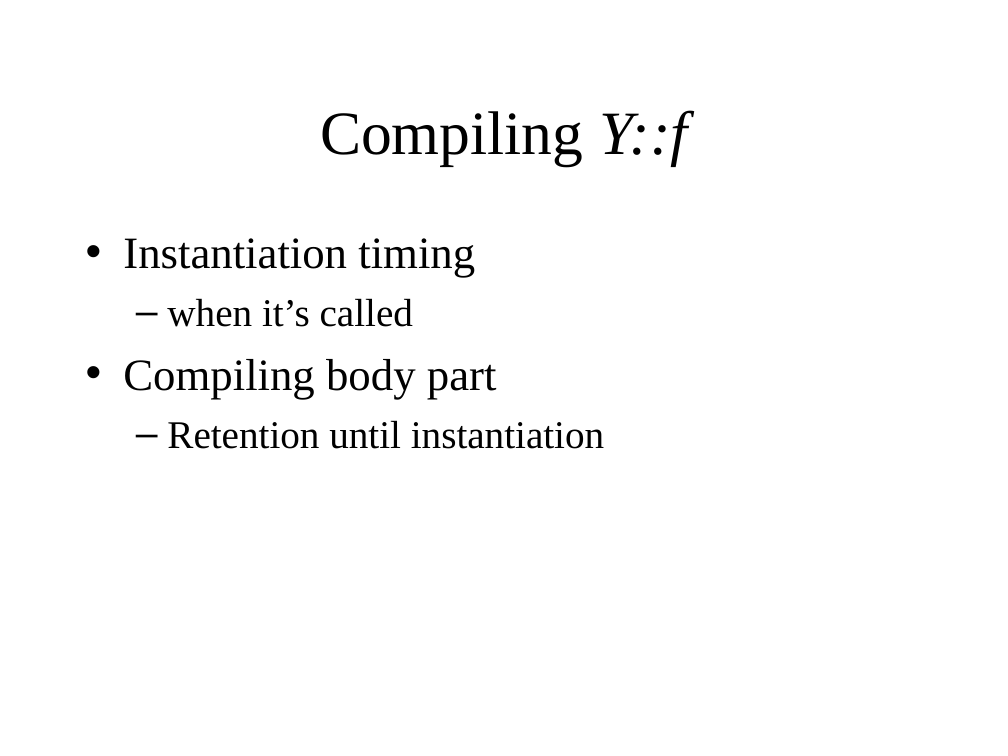
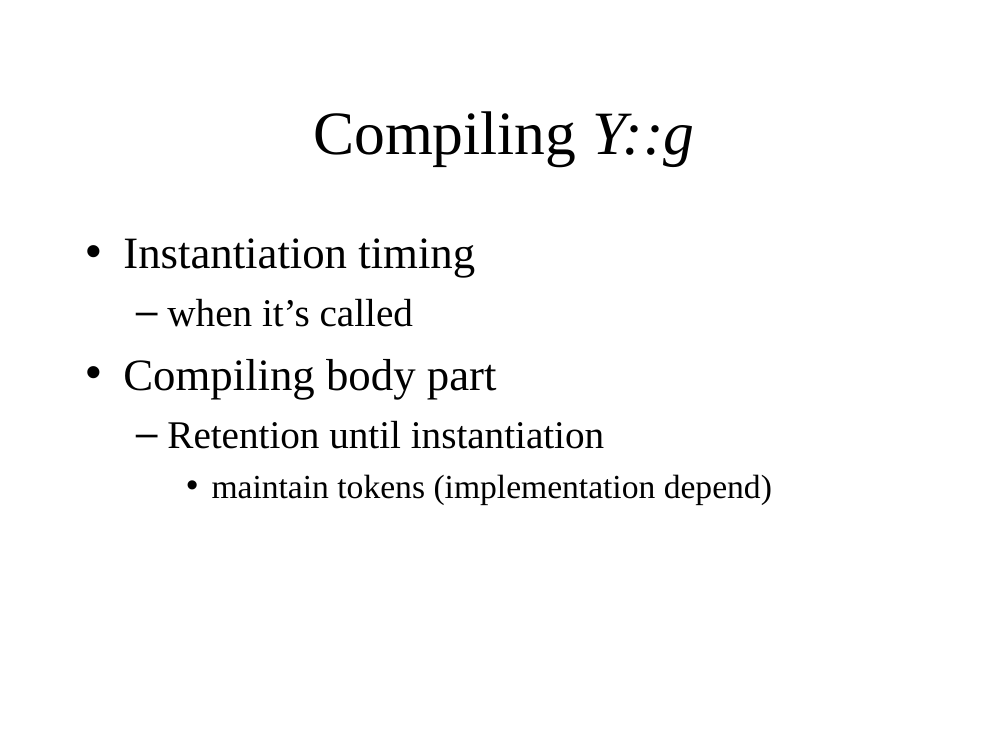
Before and after one commit to KeiHasegawa/cxx_doc, a slide deck: slide 4 of 20_template_mem_fun_e.ppt. Drawn at 1008x756 pixels with LibreOffice and Linux fonts; fonts in the diff are those of the drawing. Boxes give left, top, right and bottom in pixels: in the first picture for what was removed or moved away, otherwise in the second. Text is boxed around its words. In the diff, an @@ line names an element or a change of style, - is before the commit and + after.

```diff
--- a/20_template_mem_fun_e.ppt
+++ b/20_template_mem_fun_e.ppt
@@ title at [313, 111, 694, 166]: text changed @@
-Compiling Y::f
+Compiling Y::g
@@ text at [212, 474, 772, 504]: paragraph added @@
+    • maintain tokens (implementation depend)
```
Also in this commit, not shown: 2 other slides changed, 2 slides added, 3 other files.
